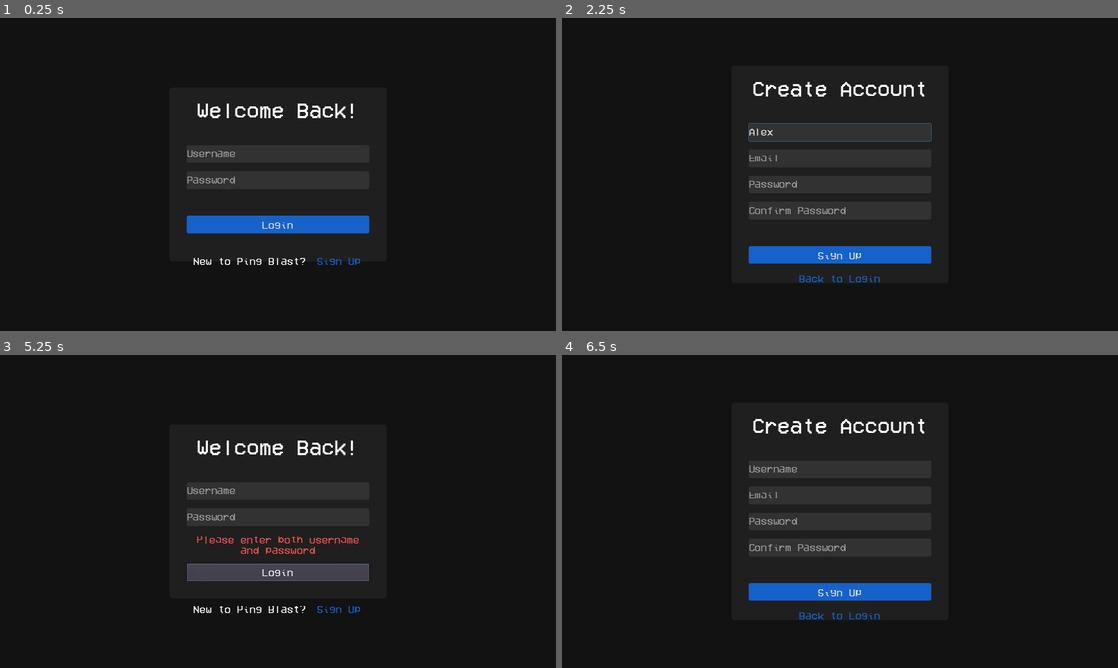
Above: before the commit, frames 1-4 (two rows, left to right).
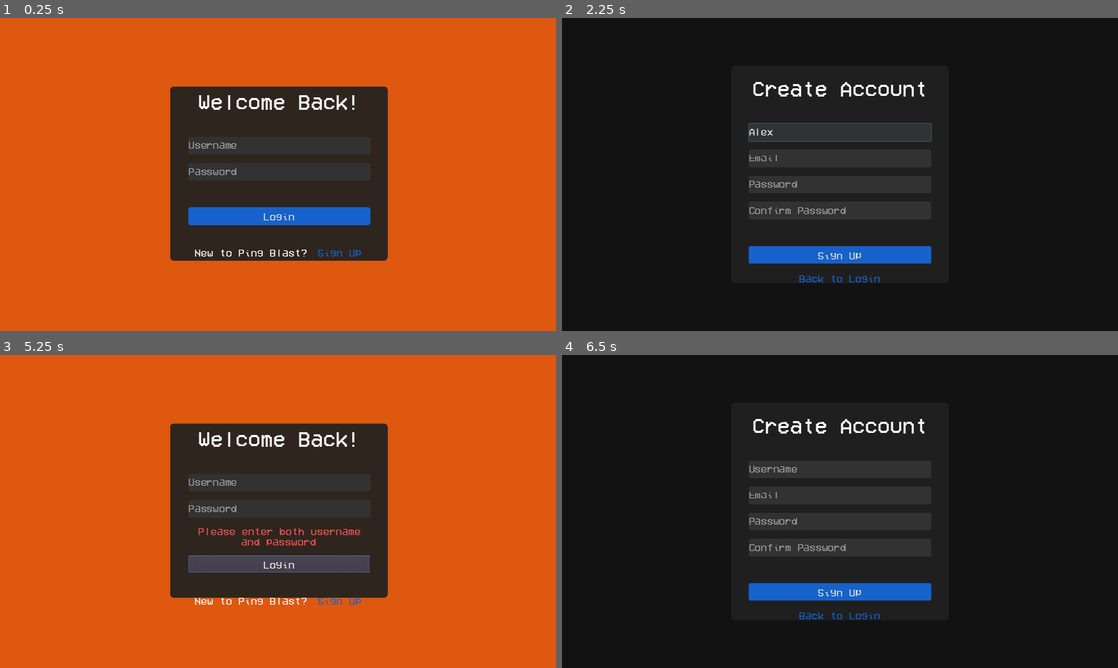
Above: after the commit, the same moments.

Repository: ungabdaniela/ping-blast-master
Game: Godot game, scene res://scenes/Login.tscn
The game is run twice, just before and just after one commit, with the same random seed, the same clock (stepped at 60 frames per second) and the same inputs.
Inputs (mouse positions are in pixels of both pictures, inside the frame that each line leads up to):
- Up to frame 1 (0.25 s): no input
- Up to frame 2 (2.25 s): click "Login" at 0.5 s; click "Sign Up" at 1.25 s; click (840, 133) at 2.02 s; type "Alex" at 2.1 s
- Up to frame 3 (5.25 s): click (278, 495) at 2.25 s; type "12" at 2.33 s; click (278, 520) at 2.48 s; type "12" at 2.57 s; click (278, 549) at 2.77 s; type "12" at 2.85 s; click "Sign Up" at 3.5 s; click "Back to Login" at 4.25 s; click "Login" at 5 s
- Up to frame 4 (6.5 s): click "Sign Up" at 5.75 s

The runs differ from the first frame. In frame 1, 82% of the frame differs, in the area x 0-100%, y 0-100%; in frame 2, nothing differs; in frame 3, 83%; in frame 4, nothing differs.

Commit message:
improved ui

Diff:
--- a/scenes/Game.tscn
+++ b/scenes/Game.tscn
@@ -166,9 +166,6 @@
 margin_bottom = -263.0
 custom_fonts/font = SubResource( 3 )
 text = "Score:"
-__meta__ = {
-"_edit_use_anchors_": false
-}
 
 [node name="ScoreValue" type="Label" parent="CanvasLayer/HUD"]
 margin_left = -419.0
--- a/scenes/Login.tscn
+++ b/scenes/Login.tscn
@@ -40,31 +40,35 @@
 [node name="Background" type="ColorRect" parent="."]
 anchor_right = 1.0
 anchor_bottom = 1.0
-color = Color( 0.0705882, 0.0705882, 0.0705882, 1 )
+color = Color( 0.870588, 0.345098, 0.0627451, 1 )
 
 [node name="CenterContainer" type="CenterContainer" parent="."]
 anchor_right = 1.0
 anchor_bottom = 1.0
+margin_left = 2.0
+margin_top = -2.0
+margin_right = 2.0
+margin_bottom = -2.0
 
 [node name="LoginPanel" type="Panel" parent="CenterContainer"]
 margin_left = 390.0
 margin_top = 160.0
 margin_right = 890.0
-margin_bottom = 560.0
+margin_bottom = 557.0
 rect_min_size = Vector2( 500, 400 )
 custom_styles/panel = SubResource( 1 )
 
 [node name="VBoxContainer" type="VBoxContainer" parent="CenterContainer/LoginPanel"]
 anchor_right = 1.0
 anchor_bottom = 1.0
-margin_left = 40.0
-margin_top = 30.0
+margin_left = 42.0
+margin_top = 13.0
 margin_right = -40.0
-margin_bottom = -30.0
+margin_bottom = 13.0
 custom_constants/separation = 20
 
 [node name="Title" type="Label" parent="CenterContainer/LoginPanel/VBoxContainer"]
-margin_right = 420.0
+margin_right = 418.0
 margin_bottom = 43.0
 custom_fonts/font = SubResource( 2 )
 text = "Welcome Back!"
@@ -72,13 +76,13 @@
 
 [node name="Spacer1" type="Control" parent="CenterContainer/LoginPanel/VBoxContainer"]
 margin_top = 63.0
-margin_right = 420.0
+margin_right = 418.0
 margin_bottom = 83.0
 rect_min_size = Vector2( 0, 20 )
 
 [node name="Username" type="LineEdit" parent="CenterContainer/LoginPanel/VBoxContainer"]
 margin_top = 103.0
-margin_right = 420.0
+margin_right = 418.0
 margin_bottom = 143.0
 rect_min_size = Vector2( 0, 40 )
 custom_fonts/font = SubResource( 3 )
@@ -87,7 +91,7 @@
 
 [node name="Password" type="LineEdit" parent="CenterContainer/LoginPanel/VBoxContainer"]
 margin_top = 163.0
-margin_right = 420.0
+margin_right = 418.0
 margin_bottom = 203.0
 rect_min_size = Vector2( 0, 40 )
 custom_fonts/font = SubResource( 3 )
@@ -97,7 +101,7 @@
 
 [node name="ErrorLabel" type="Label" parent="CenterContainer/LoginPanel/VBoxContainer"]
 margin_top = 223.0
-margin_right = 420.0
+margin_right = 418.0
 margin_bottom = 245.0
 custom_colors/font_color = Color( 0.937255, 0.32549, 0.313726, 1 )
 custom_fonts/font = SubResource( 3 )
@@ -106,7 +110,7 @@
 
 [node name="LoginButton" type="Button" parent="CenterContainer/LoginPanel/VBoxContainer"]
 margin_top = 265.0
-margin_right = 420.0
+margin_right = 418.0
 margin_bottom = 305.0
 rect_min_size = Vector2( 0, 40 )
 custom_fonts/font = SubResource( 3 )
@@ -115,27 +119,27 @@
 
 [node name="Spacer2" type="Control" parent="CenterContainer/LoginPanel/VBoxContainer"]
 margin_top = 325.0
-margin_right = 420.0
+margin_right = 418.0
 margin_bottom = 335.0
 rect_min_size = Vector2( 0, 10 )
 
 [node name="RegisterPrompt" type="HBoxContainer" parent="CenterContainer/LoginPanel/VBoxContainer"]
 margin_top = 355.0
-margin_right = 420.0
+margin_right = 418.0
 margin_bottom = 383.0
 alignment = 1
 
 [node name="Label" type="Label" parent="CenterContainer/LoginPanel/VBoxContainer/RegisterPrompt"]
-margin_left = 20.0
+margin_left = 19.0
 margin_top = 3.0
-margin_right = 286.0
+margin_right = 285.0
 margin_bottom = 25.0
 custom_fonts/font = SubResource( 3 )
 text = "New to Ping Blast? "
 
 [node name="RegisterButton" type="Button" parent="CenterContainer/LoginPanel/VBoxContainer/RegisterPrompt"]
-margin_left = 290.0
-margin_right = 400.0
+margin_left = 289.0
+margin_right = 399.0
 margin_bottom = 28.0
 custom_colors/font_color = Color( 0.0862745, 0.384314, 0.792157, 1 )
 custom_fonts/font = SubResource( 3 )
--- a/scenes/MainMenu.tscn
+++ b/scenes/MainMenu.tscn
@@ -39,7 +39,7 @@
 [node name="ColorRect" type="ColorRect" parent="."]
 anchor_right = 1.0
 anchor_bottom = 1.0
-color = Color( 0, 0, 0, 1 )
+color = Color( 0.870588, 0.345098, 0.0627451, 1 )
 
 [node name="GameTitle" type="Label" parent="."]
 anchor_left = 0.5
@@ -59,11 +59,8 @@
 anchor_bottom = 1.0
 margin_top = -57.0
 custom_fonts/font = SubResource( 2 )
-text = "2022 - djalexkidd"
+text = "Daniela Ungab"
 align = 1
-__meta__ = {
-"_edit_use_anchors_": false
-}
 
 [node name="TopLabel" type="Label" parent="."]
 anchor_left = 0.5
@@ -162,9 +159,6 @@
 margin_bottom = 640.0
 texture_normal = ExtResource( 4 )
 expand = true
-__meta__ = {
-"_edit_use_anchors_": false
-}
 
 [connection signal="pressed" from="PlayButton" to="." method="_on_PlayButton_pressed"]
 [connection signal="toggled" from="TateButton" to="." method="_on_TateButton_toggled"]
--- a/scenes/Player.tscn
+++ b/scenes/Player.tscn
@@ -2,27 +2,27 @@
 
 [ext_resource path="res://assets/sounds/sfx/PowerUp_Activated_Ghost-sharedassets0.assets.split0-60.wav" type="AudioStream" id=1]
 [ext_resource path="res://scripts/Player.gd" type="Script" id=2]
-
-[sub_resource type="QuadMesh" id=1]
+[ext_resource path="res://assets/sprites/jet2holifay-removebg-preview.png" type="Texture" id=3]
 
 [sub_resource type="RectangleShape2D" id=2]
-extents = Vector2( 32, 32 )
+extents = Vector2( 37.5, 38 )
 
 [node name="Player" type="KinematicBody2D"]
 collision_layer = 0
 collision_mask = 0
 script = ExtResource( 2 )
 
-[node name="MeshInstance2D" type="MeshInstance2D" parent="."]
-modulate = Color( 1, 0, 0, 1 )
-scale = Vector2( 64, 64 )
-mesh = SubResource( 1 )
-
 [node name="Area2D" type="Area2D" parent="." groups=["Player"]]
 collision_mask = 4
 
 [node name="CollisionShape2D" type="CollisionShape2D" parent="Area2D"]
+position = Vector2( 5.5, 6 )
 shape = SubResource( 2 )
+
+[node name="Sprite" type="Sprite" parent="."]
+position = Vector2( -8, -1 )
+scale = Vector2( 0.489103, 0.3147 )
+texture = ExtResource( 3 )
 
 [node name="Move" type="Timer" parent="."]
 wait_time = 0.05
--- a/scenes/SignUp.tscn
+++ b/scenes/SignUp.tscn
@@ -47,57 +47,57 @@
 anchor_bottom = 1.0
 
 [node name="SignUpPanel" type="Panel" parent="CenterContainer"]
-margin_left = 390
-margin_top = 110
-margin_right = 890
-margin_bottom = 610
+margin_left = 390.0
+margin_top = 110.0
+margin_right = 890.0
+margin_bottom = 610.0
 rect_min_size = Vector2( 500, 500 )
 custom_styles/panel = SubResource( 1 )
 
 [node name="VBoxContainer" type="VBoxContainer" parent="CenterContainer/SignUpPanel"]
 anchor_right = 1.0
 anchor_bottom = 1.0
-margin_left = 40
-margin_top = 30
-margin_right = -40
-margin_bottom = -30
+margin_left = 40.0
+margin_top = 30.0
+margin_right = -40.0
+margin_bottom = -30.0
 custom_constants/separation = 20
 
 [node name="Title" type="Label" parent="CenterContainer/SignUpPanel/VBoxContainer"]
-margin_right = 420
-margin_bottom = 48
+margin_right = 420.0
+margin_bottom = 43.0
 custom_fonts/font = SubResource( 2 )
 text = "Create Account"
 align = 1
 
 [node name="Spacer1" type="Control" parent="CenterContainer/SignUpPanel/VBoxContainer"]
-margin_top = 68
-margin_right = 420
-margin_bottom = 88
+margin_top = 63.0
+margin_right = 420.0
+margin_bottom = 83.0
 rect_min_size = Vector2( 0, 20 )
 
 [node name="Username" type="LineEdit" parent="CenterContainer/SignUpPanel/VBoxContainer"]
-margin_top = 108
-margin_right = 420
-margin_bottom = 148
+margin_top = 103.0
+margin_right = 420.0
+margin_bottom = 143.0
 rect_min_size = Vector2( 0, 40 )
 custom_fonts/font = SubResource( 3 )
 custom_styles/normal = SubResource( 4 )
 placeholder_text = "Username"
 
 [node name="Email" type="LineEdit" parent="CenterContainer/SignUpPanel/VBoxContainer"]
-margin_top = 168
-margin_right = 420
-margin_bottom = 208
+margin_top = 163.0
+margin_right = 420.0
+margin_bottom = 203.0
 rect_min_size = Vector2( 0, 40 )
 custom_fonts/font = SubResource( 3 )
 custom_styles/normal = SubResource( 4 )
 placeholder_text = "Email"
 
 [node name="Password" type="LineEdit" parent="CenterContainer/SignUpPanel/VBoxContainer"]
-margin_top = 228
-margin_right = 420
-margin_bottom = 268
+margin_top = 223.0
+margin_right = 420.0
+margin_bottom = 263.0
 rect_min_size = Vector2( 0, 40 )
 custom_fonts/font = SubResource( 3 )
 custom_styles/normal = SubResource( 4 )
@@ -105,9 +105,9 @@
 placeholder_text = "Password"
 
 [node name="ConfirmPassword" type="LineEdit" parent="CenterContainer/SignUpPanel/VBoxContainer"]
-margin_top = 288
-margin_right = 420
-margin_bottom = 328
+margin_top = 283.0
+margin_right = 420.0
+margin_bottom = 323.0
 rect_min_size = Vector2( 0, 40 )
 custom_fonts/font = SubResource( 3 )
 custom_styles/normal = SubResource( 4 )
@@ -115,27 +115,27 @@
 placeholder_text = "Confirm Password"
 
 [node name="ErrorLabel" type="Label" parent="CenterContainer/SignUpPanel/VBoxContainer"]
-margin_top = 348
-margin_right = 420
-margin_bottom = 372
+margin_top = 343.0
+margin_right = 420.0
+margin_bottom = 365.0
 custom_colors/font_color = Color( 0.937255, 0.32549, 0.313726, 1 )
 custom_fonts/font = SubResource( 3 )
 align = 1
 autowrap = true
 
 [node name="SignUpButton" type="Button" parent="CenterContainer/SignUpPanel/VBoxContainer"]
-margin_top = 392
-margin_right = 420
-margin_bottom = 432
+margin_top = 385.0
+margin_right = 420.0
+margin_bottom = 425.0
 rect_min_size = Vector2( 0, 40 )
 custom_fonts/font = SubResource( 3 )
 custom_styles/normal = SubResource( 5 )
 text = "Sign Up"
 
 [node name="BackToLogin" type="Button" parent="CenterContainer/SignUpPanel/VBoxContainer"]
-margin_top = 452
-margin_right = 420
-margin_bottom = 476
+margin_top = 445.0
+margin_right = 420.0
+margin_bottom = 473.0
 custom_colors/font_color = Color( 0.0862745, 0.384314, 0.792157, 1 )
 custom_fonts/font = SubResource( 3 )
 text = "Back to Login"
Binary file added: assets/94f27058-4a97-4419-808d-7fe234ce2b19.jpg
Not shown, added: assets/94f27058-4a97-4419-808d-7fe234ce2b19.jpg.import
Binary file added: assets/94f27058-4a97-4419-808d-7fe234ce2b19.png
Not shown, added: assets/94f27058-4a97-4419-808d-7fe234ce2b19.png.import
Binary file added: assets/sprites/jet2holifay-removebg-preview.png
Not shown, added: assets/sprites/jet2holifay-removebg-preview.png.import
